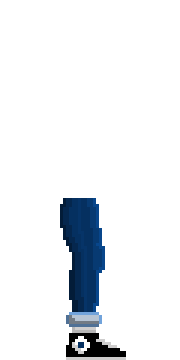
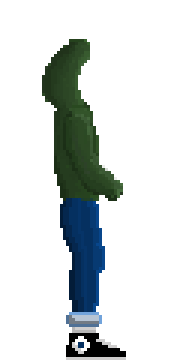
Layered file, before and after one edit (180×360). Changes by layer:
added layer "hoodie" above "Layer 4 (merged)" over box(42, 39, 123, 201)
